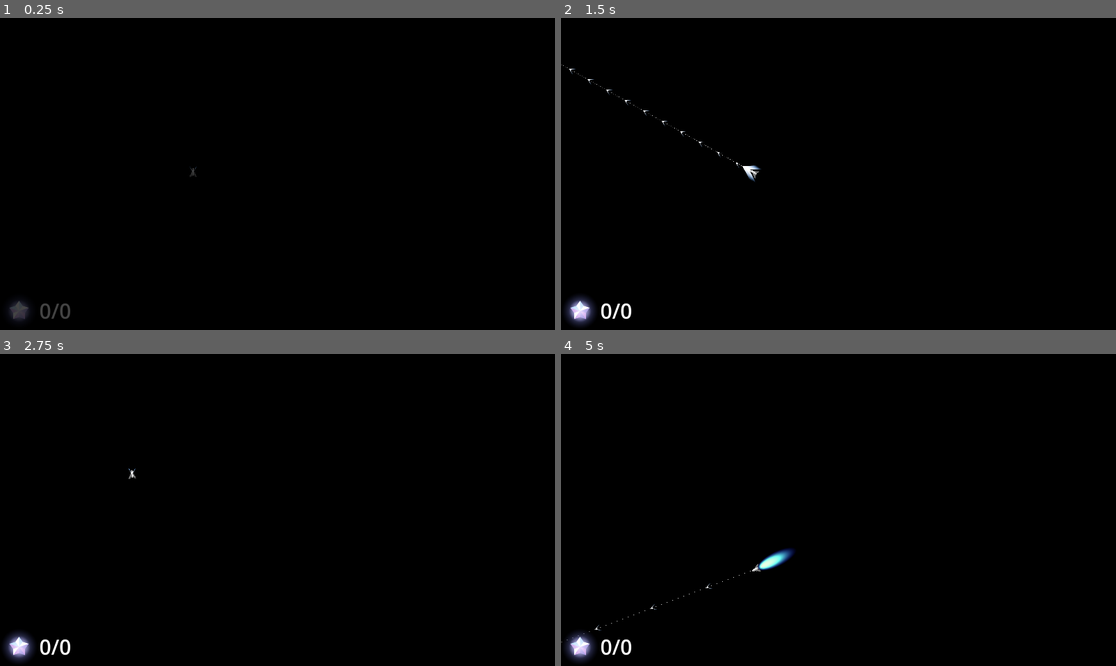
Above: before the commit, frames 1-4 (two rows, left to right).
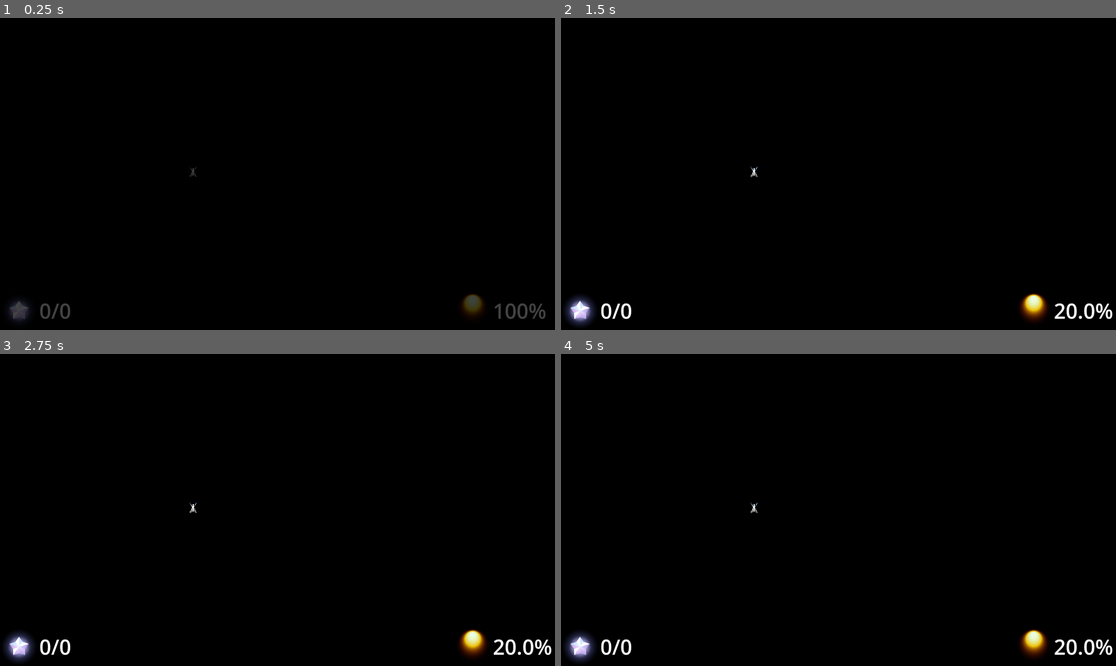
Above: after the commit, the same moments.

Repository: revanj/AstronautAndOrbit
Game: Godot game, scene res://LevelBase.tscn
The game is run twice, just before and just after one commit, with the same random seed, the same clock (stepped at 60 frames per second) and the same inputs.
Inputs (mouse positions are in pixels of both pictures, inside the frame that each line leads up to):
- Up to frame 1 (0.25 s): no input
- Up to frame 2 (1.5 s): move the mouse to (960, 158) at 0.52 s; hold D (thruster_right_turn) 0.53-1.25 s; click (960, 158) at 0.6 s; click (960, 158) at 0.77 s; click (960, 158) at 1.07 s; tap Enter at 1.25 s; drag from (727, 189) to (810, 236) at 1.27 s
- Up to frame 3 (2.75 s): move the mouse to (333, 441) at 2.02 s; hold D (thruster_right_turn) from 2.03 s (still down); click (333, 441) at 2.1 s
- Up to frame 4 (5 s): release D (thruster_right_turn) at 2.75 s; tap Space at 2.75 s; drag from (810, 572) to (672, 463) at 2.77 s; move the mouse to (1005, 556) at 3.52 s; hold A (thruster_left_turn) 3.53-4.25 s; click (1005, 556) at 3.6 s; click (1005, 556) at 3.77 s; click (1005, 556) at 4.07 s; drag from (672, 463) to (755, 432) at 4.27 s

The runs differ from the first frame. In frame 1, 0.4% of the frame differs, in the area x 83-99%, y 88-97%; in frame 2, 0.8%; in frame 3, 0.7%; in frame 4, 1.0%, in the area x 0-100%, y 47-98%.

Commit message:
Tool script navigation lines!

Diff:
--- a/Level.gd
+++ b/Level.gd
@@ -6,12 +6,15 @@
 @onready var crystals = $Crystals.get_children()
 @onready var ui:UI = $UI
 @onready var stars = $Stars.get_children()
+@onready var spaceship:Spaceship = $Spaceship
 
 func _ready():
 	GameManager.find_current_level()
+
+	spaceship.fuel_changed.connect(ui._on_spaceship_fuel_changed)
+
 	ui.total_crystals = len(crystals)
 	ui.update_crystal_label()
-
 	for c in crystals:
 		c = c as EnergyCrystal
 		c.crystal_collected.connect(ui._on_crystal_collected)
--- a/Levels/Level1/Level1Test.tscn
+++ b/Levels/Level1/Level1Test.tscn
@@ -7,7 +7,7 @@
 [node name="LevelBase" instance=ExtResource("1_eosui")]
 
 [node name="Spaceship" parent="." index="0"]
-position = Vector2(-759, 322)
+position = Vector2(-770, 448)
 
 [node name="Star" parent="Stars" index="0" instance=ExtResource("2_jetay")]
 position = Vector2(169, -157)
@@ -15,6 +15,10 @@
 
 [node name="Star2" parent="Stars" index="1" instance=ExtResource("2_jetay")]
 position = Vector2(451, 209)
+effect_radius = 350.0
+
+[node name="Star3" parent="Stars" index="2" instance=ExtResource("2_jetay")]
+position = Vector2(-586, 267)
 effect_radius = 350.0
 
 [node name="EnergyCrystal" parent="Crystals" index="0" instance=ExtResource("3_31kje")]
--- a/Levels/Level2/Level2Test.tscn
+++ b/Levels/Level2/Level2Test.tscn
@@ -7,7 +7,8 @@
 [node name="LevelBase" instance=ExtResource("1_gepwg")]
 
 [node name="Spaceship" parent="." index="0"]
-position = Vector2(-759, 322)
+position = Vector2(-593, 203)
+starting_velocity = 680.0
 
 [node name="Star" parent="Stars" index="0" instance=ExtResource("2_shwmu")]
 position = Vector2(169, -157)
--- a/Spaceship.gd
+++ b/Spaceship.gd
@@ -18,8 +18,9 @@
 	TruePause
 }
 
+signal fuel_changed
+
 var input_state = InputState.Normal
-
 
 @onready var visual = $SpaceshipVisual
 @onready var big_jump_display = $BigJumpDisplay
@@ -34,26 +35,45 @@
 var drag_start_position: Vector2
 var max_jump_speed = 500
 
+var fuel_decrease_amount = 0.1
+var big_jump_fuel_amount = 40
+
 @onready var star_field = $NavDisplay
+
+@export var starting_velocity:float:
+	set(value):
+		starting_velocity = value
+		if star_field != null:
+			star_field.queue_redraw()
+
+var fuel_meter: float = 100 :
+	set(value):
+		fuel_meter = value
+		emit_signal("fuel_changed", value)
 
 func _ready():
 	star_field.spaceship = self
+	load_velocity(-transform.y * starting_velocity)
+
 
 func _physics_process(delta):
 	match input_state:
 		InputState.Normal:
 			spaceship.hide_big_jump_display()
 			if Input.is_action_just_pressed("big_jump"):
-				cache_spaceship_velocity = spaceship.velocity
-				drag_start_position = get_global_mouse_position()
-				spaceship.velocity = Vector2.ZERO
-				input_state = InputState.GetBigJump
-			if Input.is_action_pressed("thruster_forward"):
+				if (fuel_meter > big_jump_fuel_amount):
+					cache_spaceship_velocity = spaceship.velocity
+					drag_start_position = get_global_mouse_position()
+					spaceship.velocity = Vector2.ZERO
+					input_state = InputState.GetBigJump
+			if Input.is_action_pressed("thruster_forward") && fuel_meter > 0:
 				spaceship.add_thruster()
+				fuel_meter -= fuel_decrease_amount
 			else:
 				spaceship.disable_flame()
 			if Input.is_action_pressed("thruster_brake"):
 				spaceship.velocity *= 0.95
+				fuel_meter -= fuel_decrease_amount
 			if Input.is_action_pressed("thruster_left_turn"):
 				spaceship.turn_heading(-turn_factor)
 			if Input.is_action_pressed("thruster_right_turn"):
@@ -78,6 +98,7 @@
 				input_state = InputState.Normal
 
 			if Input.is_action_just_released("big_jump"):
+				fuel_meter -= big_jump_fuel_amount
 				if mouse_velocity.length() > 10:
 					spaceship.load_velocity(mouse_velocity)
 					spaceship.show_big_jump_flame()
@@ -88,10 +109,12 @@
 		velocity = velocity_cached
 		velocity_cached = Vector2.INF
 
+
 	star_field.trajectory_data = star_field.get_trajectory(
 		spaceship.global_position,
 		spaceship.display_velocity,
 		200, 1.0/30.0, 10)
+
 	move_and_slide()
 
 func turn_heading(rad):
--- a/Spaceship/NavDisplay.gd
+++ b/Spaceship/NavDisplay.gd
@@ -1,3 +1,4 @@
+@tool
 extends Node2D
 class_name NavDisplay
 # this class will collect all children of GravityObject
@@ -13,6 +14,8 @@
 var trajectory_data
 
 
+var previous_pos = Vector2.ZERO
+var previous_speed = 0
 
 var half_texture_width: float
 
@@ -36,8 +39,17 @@
 	return result
 
 func _physics_process(delta):
-	spaceship.field_dir = get_field_at(spaceship.global_position)
+	if !Engine.is_editor_hint():
+		spaceship.field_dir = get_field_at(spaceship.global_position)
+	else:
+		var spaceship = get_parent()
+		if spaceship.global_position != previous_pos:
+			queue_redraw()
+		previous_pos = spaceship.global_position
 
+		if spaceship.starting_velocity != previous_speed:
+			queue_redraw()
+		previous_speed = spaceship.starting_velocity
 
 func get_trajectory(start_pos, start_vel, nb_points, dt, ds):
 	var points_arc = PackedVector2Array()
@@ -65,14 +77,26 @@
 	return ret
 
 func _process(delta):
-	queue_redraw()
+	if !Engine.is_editor_hint():
+		queue_redraw()
 
 func _draw():
 	var color = Color(1.0, 1.0, 1.0)
 	var nb_points = 200
 
+	if Engine.is_editor_hint():
+		stars = get_tree().get_nodes_in_group("gravity_objects")
+		var spaceship:Spaceship = get_parent()
+		var calculating_velocity = -spaceship.transform.y * spaceship.starting_velocity
+		print( -spaceship.transform.y * spaceship.starting_velocity)
+		trajectory_data = get_trajectory(
+			spaceship.global_position,
+			calculating_velocity, 200, 1.0/30.0, 10)
+
+
 	if trajectory_data == null:
 		return
+
 
 	var points_arc = trajectory_data.points_arc
 	var arrow_pos = trajectory_data.arrow_pos
--- a/Spaceship/Spaceship.tscn
+++ b/Spaceship/Spaceship.tscn
@@ -14,6 +14,7 @@
 
 [node name="Spaceship" type="CharacterBody2D" groups=["spaceship"]]
 process_mode = 1
+position = Vector2(6, 0)
 scale = Vector2(0.335072, 0.380502)
 motion_mode = 1
 platform_on_leave = 2
@@ -45,5 +46,6 @@
 texture = ExtResource("6_msu38")
 
 [node name="NavDisplay" type="Node2D" parent="."]
+top_level = true
 script = ExtResource("7_lsg2s")
 arrow_texture = ExtResource("8_gha4l")
--- a/UI.gd
+++ b/UI.gd
@@ -4,6 +4,7 @@
 var crystals_collected = 0
 var total_crystals = 0
 @onready var crystal_label:Label = $CrystalCollect/Label
+@onready var fuel_label:Label = $FuelMeter/Label
 @onready var facade = $Facade
 
 func _ready():
@@ -12,6 +13,8 @@
 	facade_clear_await()
 	get_tree().current_scene.scene_file_path
 
+func _on_spaceship_fuel_changed(fuel):
+	fuel_label.text = str(fuel).pad_decimals(1) + "%"
 
 func _on_crystal_collected():
 	crystals_collected += 1
--- a/UI/FuelMeter.tscn
+++ b/UI/FuelMeter.tscn
@@ -8,7 +8,7 @@
 anchor_top = 1.0
 anchor_right = 1.0
 anchor_bottom = 1.0
-offset_left = -297.0
+offset_left = -351.0
 offset_top = -132.0
 grow_horizontal = 0
 grow_vertical = 0
@@ -22,4 +22,5 @@
 [node name="Label" type="Label" parent="."]
 layout_mode = 2
 theme_override_font_sizes/font_size = 72
-text = "0"
+text = "100%
+"
--- a/UI/UI.tscn
+++ b/UI/UI.tscn
@@ -1,8 +1,9 @@
-[gd_scene load_steps=4 format=3 uid="uid://d2docaei0vhfr"]
+[gd_scene load_steps=5 format=3 uid="uid://d2docaei0vhfr"]
 
 [ext_resource type="Script" path="res://UI.gd" id="1_ukvjj"]
 [ext_resource type="PackedScene" uid="uid://blcdi8y5tplqc" path="res://UI/DialogueBox.tscn" id="2_fb0ex"]
 [ext_resource type="PackedScene" uid="uid://cpsqvdopnkhmy" path="res://CrystalCollect.tscn" id="3_d2oqe"]
+[ext_resource type="PackedScene" uid="uid://txudggpx5heu" path="res://UI/FuelMeter.tscn" id="4_84e7l"]
 
 [node name="UI" type="CanvasLayer"]
 script = ExtResource("1_ukvjj")
@@ -12,6 +13,8 @@
 
 [node name="CrystalCollect" parent="." instance=ExtResource("3_d2oqe")]
 
+[node name="FuelMeter" parent="." instance=ExtResource("4_84e7l")]
+
 [node name="Facade" type="ColorRect" parent="."]
 visible = false
 anchors_preset = 15
